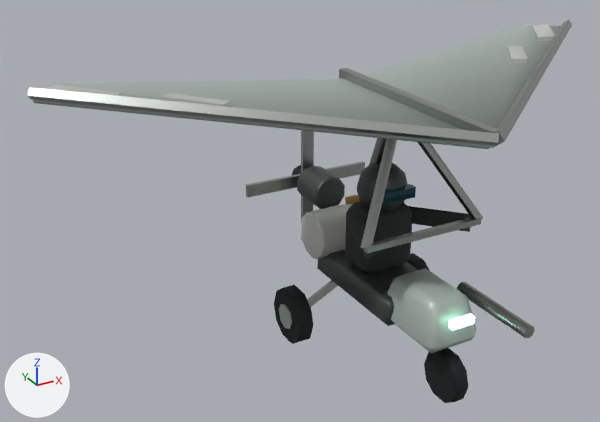
What one commit did to the glTF model github-io/public/models/glider.glb.
Before and after are seen from a camera (50 mm lens) standing at (-2.84, -4.03, 3.14) and looking at (-0.47, 0.28, 0.98). The axes (+X, +Y, +Z) are drawn at lower left. The lights are the same throughout. The first picture is the older version. Where no turn or scale is listed for an object, it has been applied to the vertices.

Names of what the first picture shows: 'A_frame', 'Engine', 'Helmet', 'Keel', 'Nose_fairing', 'Pilot', 'Pilot_arms', 'Prop_blades', 'Prop_spinner', 'Seat_pod', 'Water_tank', 'Wheels', 'Wing', 'Wing_spars' and 9 more.
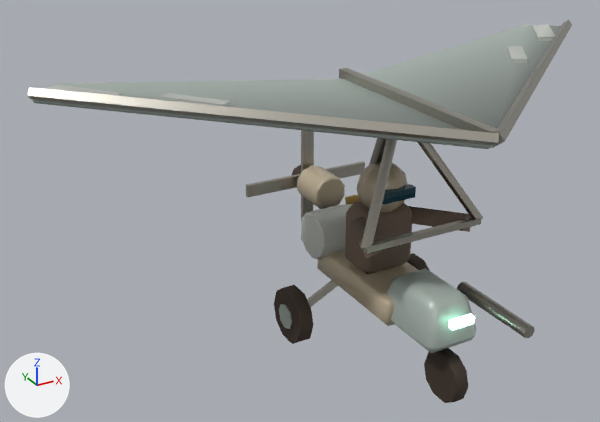
Pixel boxes (x1, y1, x2, y2) of what changed, in the pictures (600 x 422 px):
'Wheels', surface changed: (274, 253, 468, 403) in both
'Seat_pod', surface changed (black to brown): (317, 250, 418, 326) in both
'Pilot', surface changed (lighter): (345, 202, 412, 274) in both
'Engine', surface changed (grey to beige): (297, 165, 345, 209) in both
'Pilot_arms', surface changed (lighter): (348, 206, 471, 258) in both
'Helmet', surface changed (black to brown): (357, 162, 408, 212) in both
'Prop_spinner', surface changed: (291, 165, 301, 176) in both

The change, as a list of edits to the scene's bpy script:
```text
Change mat_undercarriage:
    where n2 = _N.new('ShaderNodeMix'); n2.name = 'Mix'
    n2.inputs[7].default_value: (0.0168, 0.0212, 0.0232, 1.0) -> (0.0887, 0.0612, 0.0452, 1.0)  # 'B', black #23282a -> 'B', brown #54463c
Change mat_armor:
    where n0 = _N.new('ShaderNodeBsdfPrincipled'); n0.name = 'Principled BSDF'
    n0.inputs[1].default_value: 0.55 -> 0.12  # 'Metallic'
    where n2 = _N.new('ShaderNodeMix'); n2.name = 'Mix'
    n2.inputs[7].default_value: (0.0999, 0.117, 0.114, 1.0) -> (0.672, 0.565, 0.402, 1.0)  # 'B', dark grey #59605f -> 'B', beige #d6c6aa
Change mat_suit:
    where n2 = _N.new('ShaderNodeMix'); n2.name = 'Mix'
    n2.inputs[7].default_value: (0.0343, 0.0423, 0.0423, 1.0) -> (0.254, 0.181, 0.133, 1.0)  # 'B', dark grey #343a3a -> 'B', brown #8a7666
```
